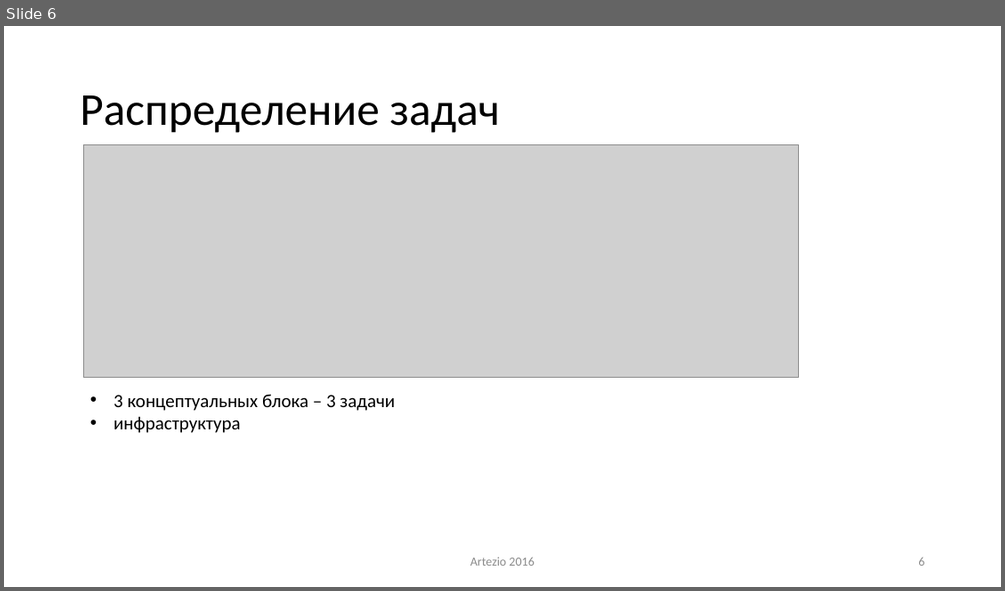
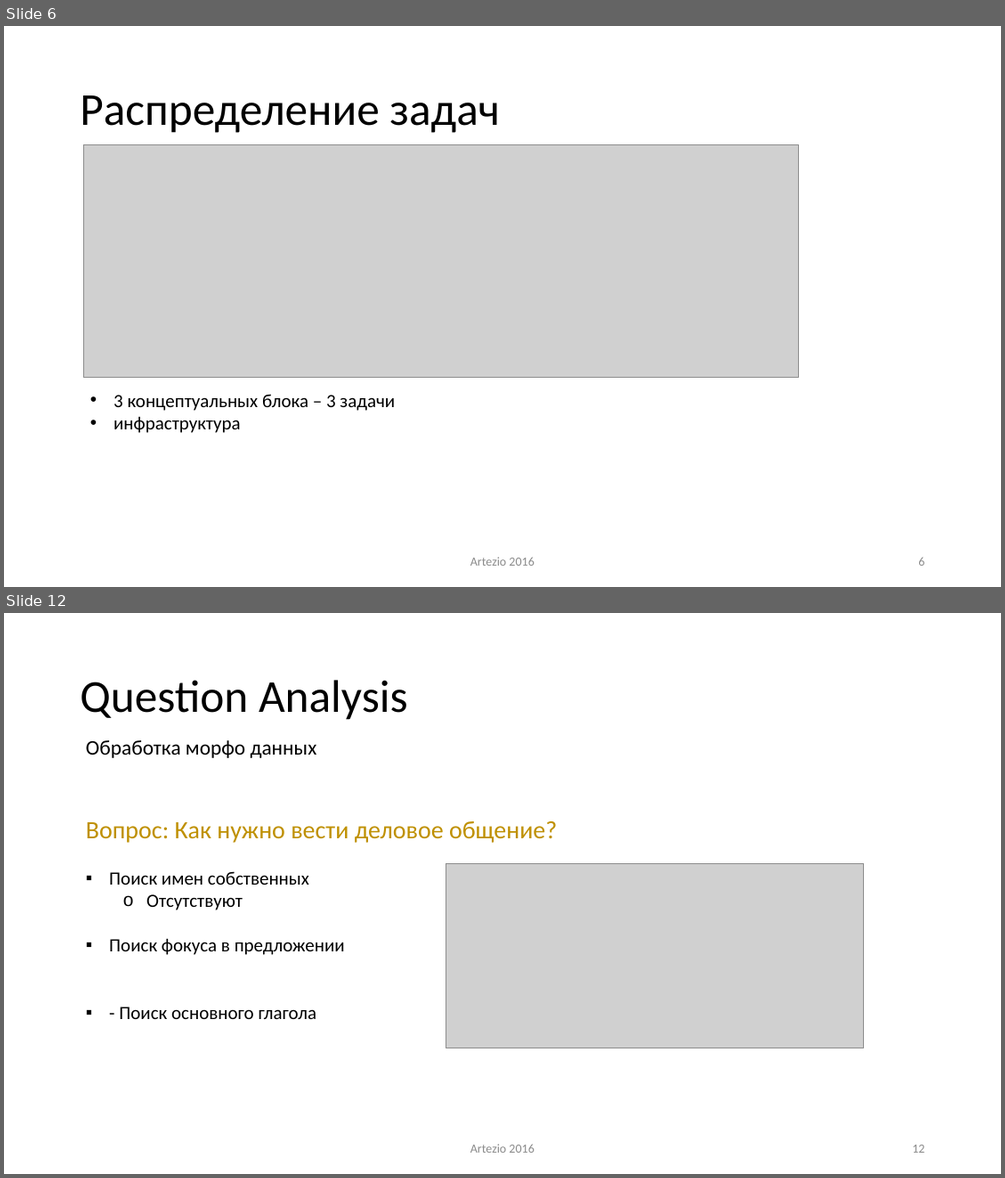
Before and after one commit to ike3/yodaqa, a slide deck: doc/Presentation.pptx. Shown one above the other, each under a label of ours: slide 6 before the commit, slides 6 and 12 after it; the slides between them are not shown. The pictures are 1005x591 and 1005x1178 pixels, drawn with LibreOffice and Linux fonts; fonts in the diff are those of the drawing; grey boxes stand for pictures. Boxes give left, top, right and bottom in pixels: in the first picture for what was removed or moved away, otherwise in the second. Text is boxed around its words. In the diff, an @@ line names an element or a change of style, - is before the commit and + after.

Commit message:
[Презентация] QuestionAnalisys часть добавлена.

```diff
--- a/doc/Presentation.pptx
+++ b/doc/Presentation.pptx
@@ slide 12 added at (4, 613, 1001, 1174), background #FFFFFF @@
@@ title added at (80, 680, 408, 720), 44 pt, text #000000 @@
+Question Analysis
@@ text added at (86, 740, 317, 758), 20 pt, text #000000 @@
+Обработка морфо данных
@@ text added at (86, 821, 557, 1019), 18 pt, text #000000 @@
+Вопрос: Как нужно вести деловое общение?
+▪ Поиск имен собственных
+  o Отсутствуют
+▪ Поиск фокуса в предложении
+▪ - Поиск основного глагола
@@ picture added at (446, 863, 864, 1048) @@
@@ text added at (470, 1143, 534, 1152), 12 pt, text #8C8C8C @@
+Artezio 2016
@@ page number added at (912, 1144, 924, 1152), 12 pt, text #8C8C8C @@
+12
```
Also in this commit, not shown: 11 other slides changed, 10 other slides added.
